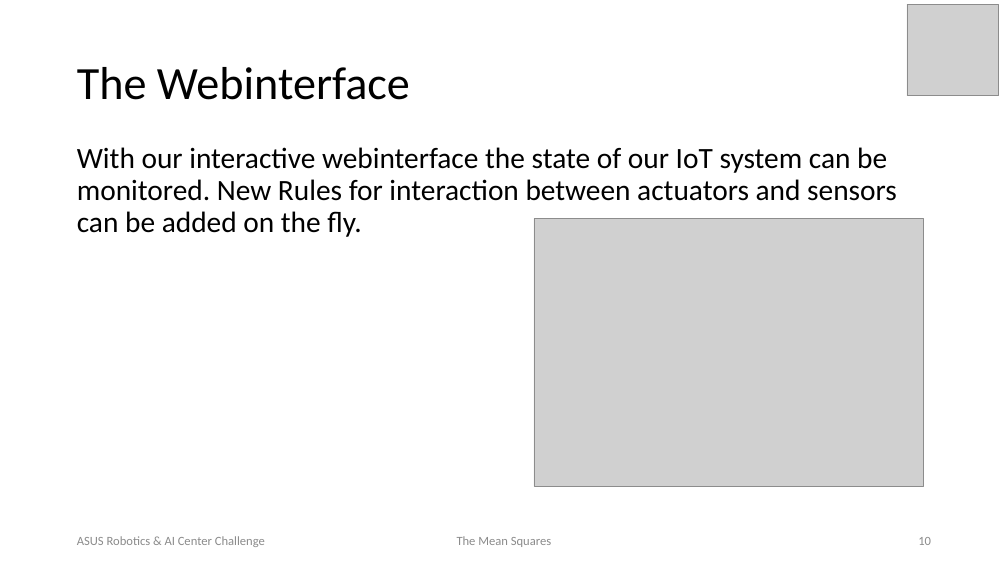
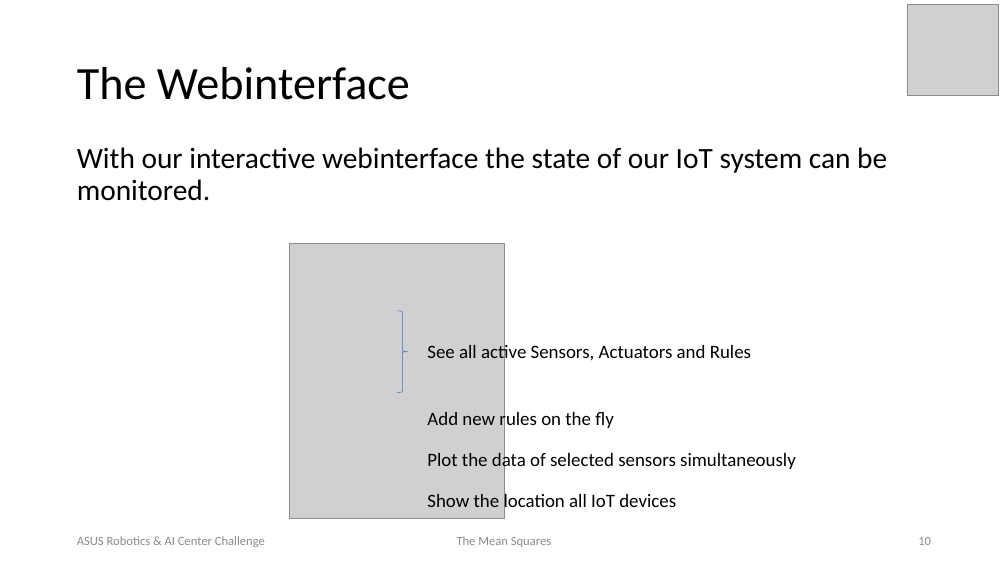
Before and after one commit to Karko93/Polyhack2020-Project, a slide deck: slide 10 of Documents/TheMeanSquares_ASUSChallenge.pptx. Drawn at 1008x567 pixels with LibreOffice and Linux fonts; fonts in the diff are those of the drawing; grey boxes stand for pictures; background and template pictures are left out. Boxes give left, top, right and bottom in pixels: in the first picture for what was removed or moved away, otherwise in the second. Text is boxed around its words. In the diff, an @@ line names an element or a change of style, - is before the commit and + after.

```diff
--- a/Documents/TheMeanSquares_ASUSChallenge.pptx
+++ b/Documents/TheMeanSquares_ASUSChallenge.pptx
@@ text at [77, 147, 887, 201]: text changed @@
-With our interactive webinterface the state of our IoT system can be monitored. New Rules for interaction between actuators and sensors can be added on the fly.
+With our interactive webinterface the state of our IoT system can be monitored.
@@ picture removed at [534, 219, 923, 486] @@
@@ picture added at [290, 243, 504, 519] @@
@@ right brace added at [397, 311, 408, 392], outline #4472C4 0.5 pt @@
@@ text added at [427, 343, 751, 364], 18 pt, text #000000 @@
+See all active Sensors, Actuators and Rules
@@ text added at [427, 409, 614, 430], 18 pt, text #000000 @@
+Add new rules on the fly
@@ text added at [427, 450, 796, 471], 18 pt, text #000000 @@
+Plot the data of selected sensors simultaneously
@@ text added at [427, 491, 676, 512], 18 pt, text #000000 @@
+Show the location all IoT devices
```
Also in this commit, not shown: 1 other slide changed, 2 slides added, 1 other file.
